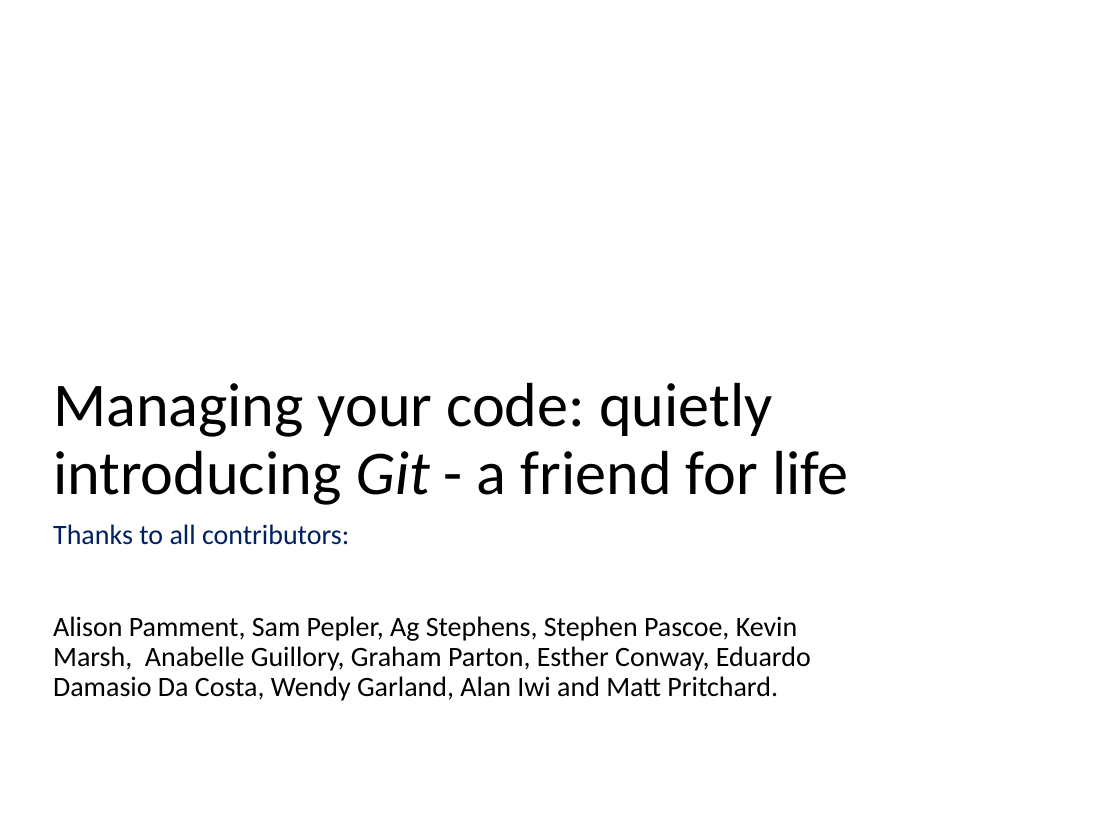
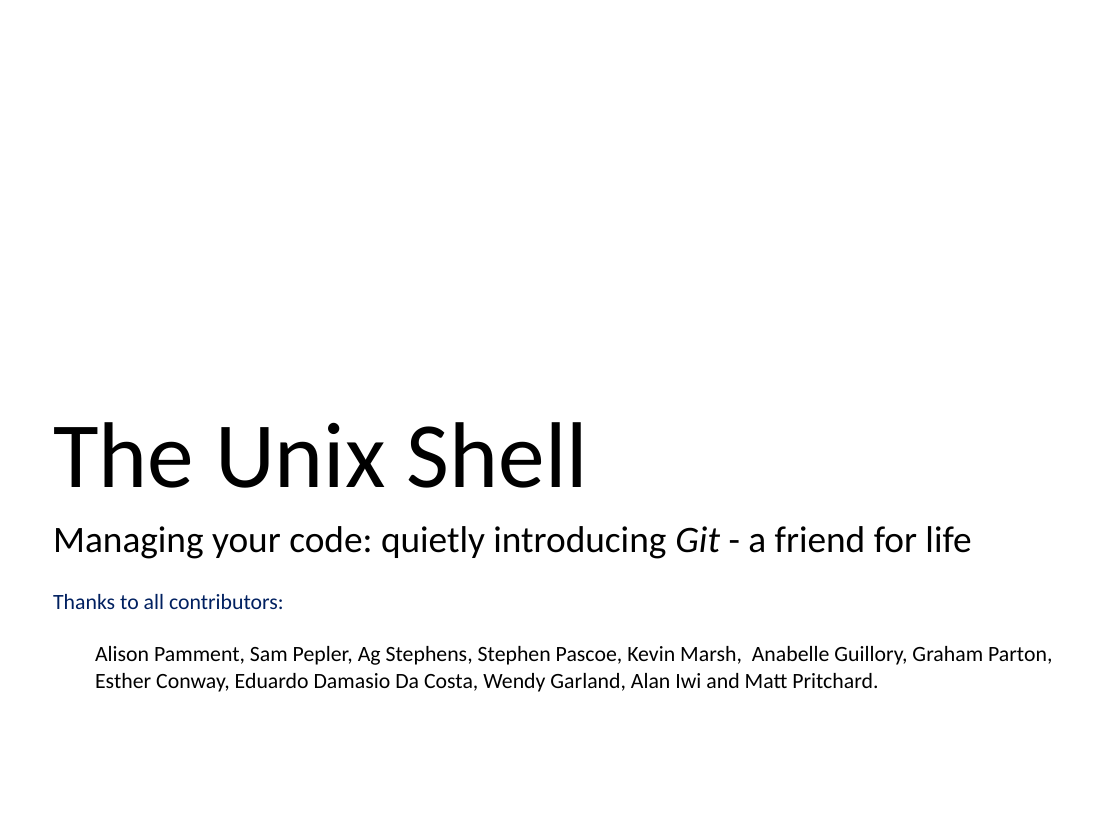
Before and after one commit to ncasuk/ncas-isc, a slide deck: slide 1 of shell/presentations/01_git1.pptx. Drawn at 1120x840 pixels with LibreOffice and Linux fonts; fonts in the diff are those of the drawing; background and template pictures are left out. Boxes give left, top, right and bottom in pixels: in the first picture for what was removed or moved away, otherwise in the second. Text is boxed around its words. In the diff, an @@ line names an element or a change of style, - is before the commit and + after.

Commit message:
Finished read_write_data1-6 presentations and checked where relevant, updated title of 3 shell presentations, updated and tested some example code to python3

```diff
--- a/shell/presentations/01_git1.pptx
+++ b/shell/presentations/01_git1.pptx
@@ title at bbox=[53, 422, 588, 488]: text changed; size 40 to 60 pt @@
-Managing your code: quietly introducing Git - a friend for life
+The Unix Shell
@@ subtitle added at bbox=[53, 526, 971, 559], 24 pt, text #000000 @@
+Managing your code: quietly introducing Git - a friend for life
@@ text "Thanks to all contributors:": place and size @@
-text "Thanks to all contributors:" at bbox=[53, 524, 811, 701]
+text "Thanks to all contributors:" at bbox=[53, 594, 1052, 692]
@@ text "Thanks to all contributors:" at bbox=[53, 594, 1052, 692]: size 18 to 14 pt; indent changed; line spacing 0.9 to 1; less space between paragraphs @@
```
Also in this commit, not shown: 3 other files.
